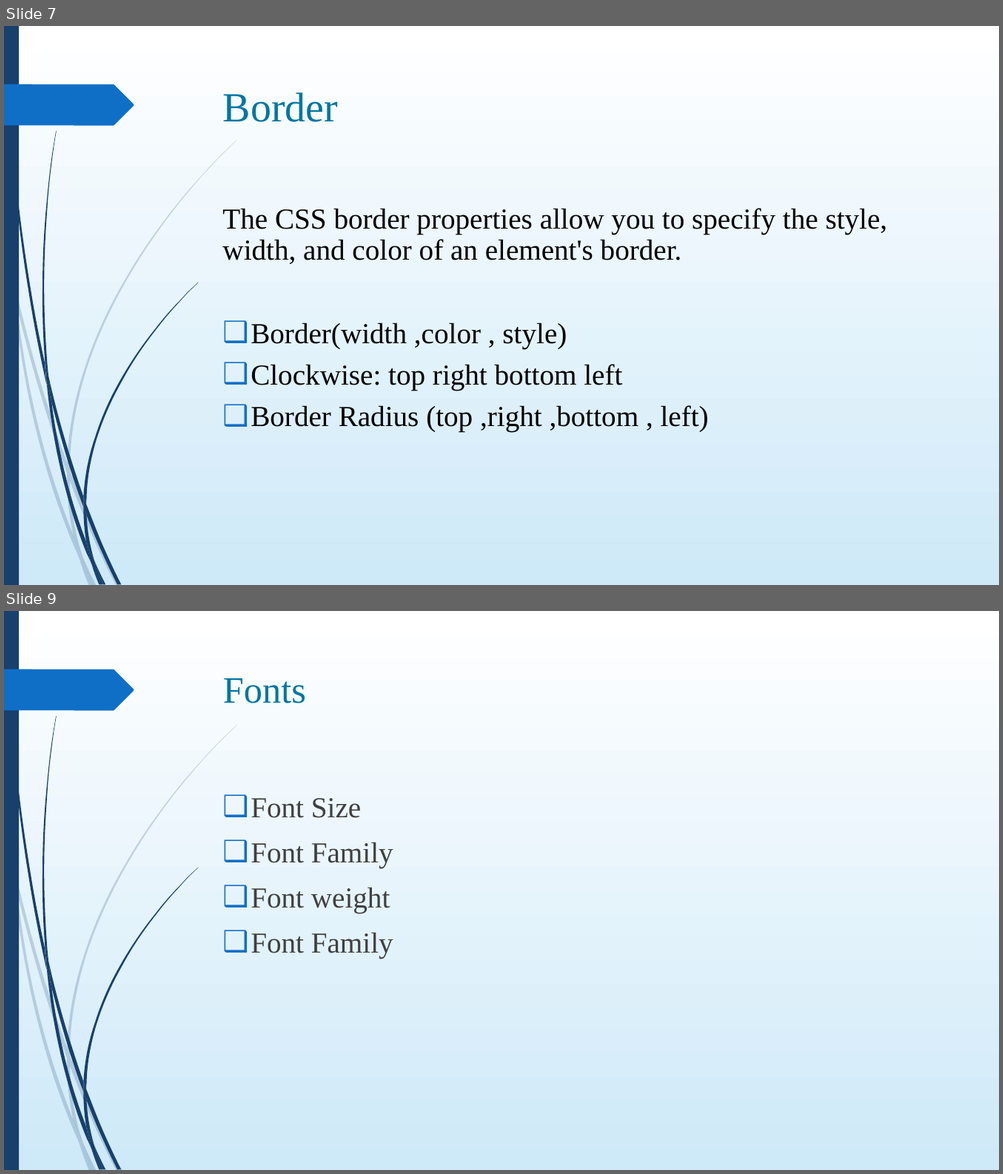
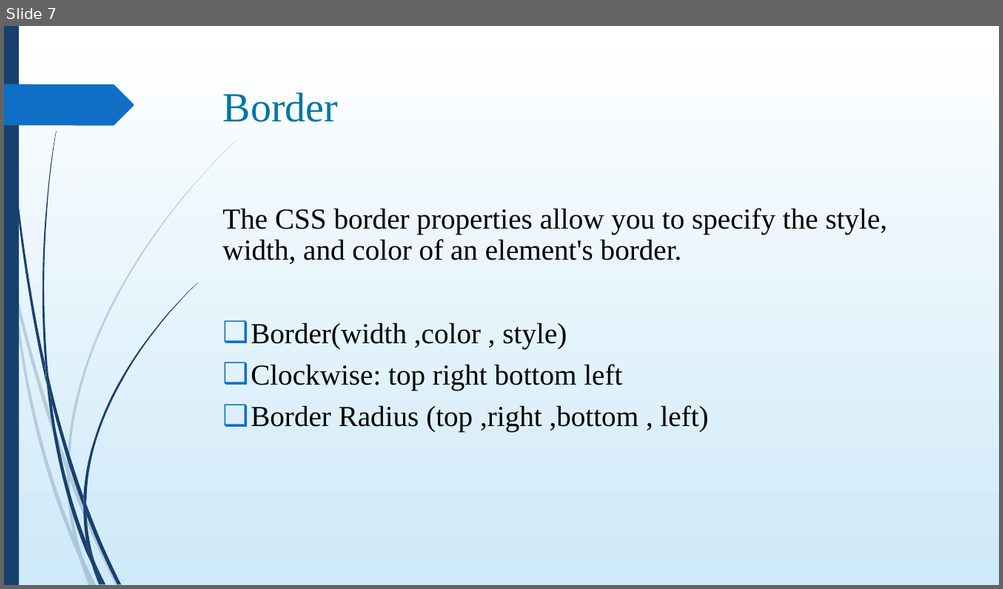
Before and after one commit to umairazmat/SMIT-WMA-6-A, a slide deck: Presentations/CSS Class 04.pptx. Shown one above the other, each under a label of ours: slides 7 and 9 before the commit, slide 7 after it; the slides between them are not shown. The pictures are 1003x1174 and 1003x589 pixels, drawn with LibreOffice and Linux fonts; fonts in the diff are those of the drawing. Boxes give left, top, right and bottom in pixels: in the first picture for what was removed or moved away, otherwise in the second. Text is boxed around its words. In the diff, an @@ line names an element or a change of style, - is before the commit and + after.

```diff
--- a/Presentations/CSS Class 04.pptx
+++ b/Presentations/CSS Class 04.pptx
@@ slide 9 removed at [4,611,999,1170], background gradient #FFFFFF to #CEEAF9; not listed: 24 template elements that a slide beside it also shows @@
@@ title removed at [223,678,306,703] @@
-Fonts
@@ text removed at [250,798,393,959] @@
-❑ Font Size
-❑ Font Family
-❑ Font weight
-❑ Font Family
```
Also in this commit, not shown: 1 other slide removed.
